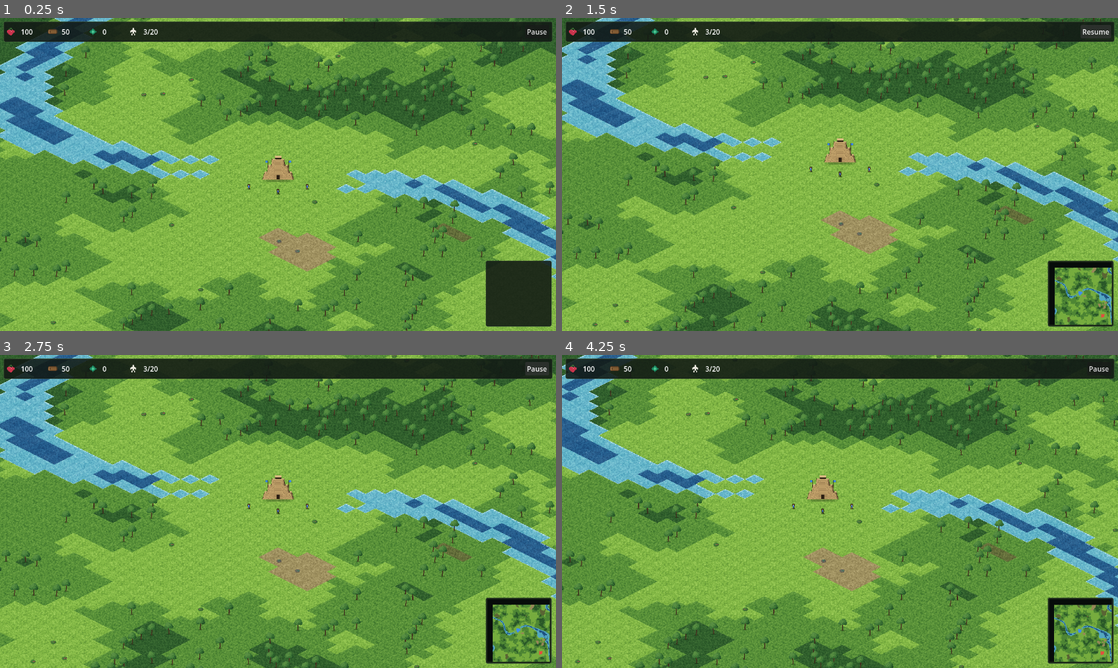
Above: before the commit, frames 1-4 (two rows, left to right).
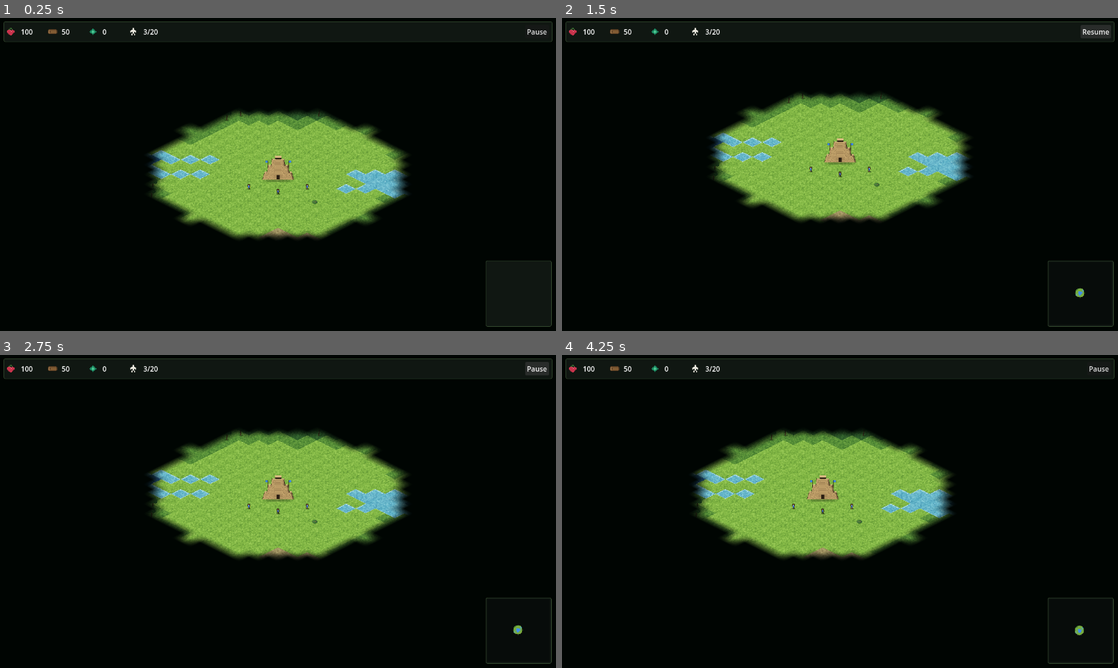
Above: after the commit, the same moments.

Repository: iagocavalcante/age-of-amazon
Game: Godot game, scene res://scenes/main/Main.tscn
Two runs of this game, one before a commit and one after it. Both use one fixed random seed, a clock stepped at 60 frames per second and the inputs below.
Inputs (mouse positions are in pixels of both pictures, inside the frame that each line leads up to):
- Up to frame 1 (0.25 s): no input
- Up to frame 2 (1.5 s): move the mouse to (962, 158) at 0.52 s; tap S (camera_down) at 0.6 s; click (962, 158) at 0.67 s; click "Pause" at 1.25 s
- Up to frame 3 (2.75 s): click "Resume" at 2 s
- Up to frame 4 (4.25 s): drag from (728, 527) to (812, 574) at 2.77 s; move the mouse to (895, 442) at 3.52 s; tap D (camera_right) at 3.6 s; click (895, 442) at 3.67 s

The runs differ from the first frame. In frame 1, 79% of the frame differs, in the area x 0-100%, y 0-100%; in frame 2, 81%; in frame 3, 81%; in frame 4, 81%.

Commit message:
feat: Age-of-Empires-style fog of war
- Three tile states: unexplored (black), explored (dimmed, terrain
  remembered), currently visible (inside own unit/building vision)
- Explored bits persist per chunk; visibility recomputed at 4 Hz from
  vision circles of the local player's units and buildings
- Full-screen fog shader maps screen pixels back onto the iso grid and
  linear-samples a fog texture composed from per-chunk fog images
  (blit-based, scales with explored area near units, not world size)
- Enemy units hidden unless currently visible; enemy buildings stay
  visible once their ground has been explored (they can't move)
- Fog-hidden enemies can't be right-click targeted; villager gather
  auto-retargeting restricted to explored nodes
- Minimap: unexplored dark, explored dimmed, visible full color; enemy
  dots only when fog allows

Diff:
--- /dev/null
+++ b/assets/shaders/fog.gdshader
@@ -0,0 +1,29 @@
+// Age-of-Empires-style fog of war, drawn as a full-screen overlay.
+// fog_tex holds one texel per tile: 0 = unexplored (opaque near-black),
+// ~0.55 = explored but not watched (dimmed), 1.0 = currently visible
+// (fully transparent). Linear filtering gives the soft fog borders.
+shader_type canvas_item;
+
+uniform sampler2D fog_tex : filter_linear, repeat_disable;
+uniform vec2 cam_pos = vec2(0.0);
+uniform float zoom = 1.0;
+uniform vec2 vp_size = vec2(1.0);
+uniform vec2 window_origin = vec2(0.0); // tile coords of fog_tex texel (0,0)
+uniform vec2 window_tiles = vec2(1.0);  // tiles covered by fog_tex
+
+void fragment() {
+	vec2 screen_px = UV * vp_size;
+	vec2 world = cam_pos + (screen_px - vp_size * 0.5) / zoom;
+	// Inverse isometric projection (TILE_WIDTH/2 = 32, TILE_HEIGHT/2 = 16).
+	vec2 grid = vec2(
+		world.x / 32.0 + world.y / 16.0,
+		world.y / 16.0 - world.x / 32.0
+	) * 0.5;
+
+	vec2 uv = (grid - window_origin + vec2(0.5)) / window_tiles;
+	float v = 0.0;
+	if (all(greaterThanEqual(uv, vec2(0.0))) && all(lessThanEqual(uv, vec2(1.0)))) {
+		v = texture(fog_tex, uv).r;
+	}
+	COLOR = vec4(0.0, 0.02, 0.01, 1.0 - v);
+}
--- a/scenes/main/Main.tscn
+++ b/scenes/main/Main.tscn
@@ -6,6 +6,7 @@
 [ext_resource type="Script" path="res://scripts/ui/SelectionBoxOverlay.gd" id="4"]
 [ext_resource type="Script" path="res://scripts/ui/HUD.gd" id="5"]
 [ext_resource type="Script" path="res://scripts/ai/EnemyAI.gd" id="6"]
+[ext_resource type="Script" path="res://scripts/world/FogOfWar.gd" id="7"]
 
 [node name="Main" type="Node2D"]
 script = ExtResource("1")
@@ -30,6 +31,9 @@
 [node name="EnemyAI" type="Node" parent="."]
 script = ExtResource("6")
 
+[node name="FogOfWar" type="CanvasLayer" parent="."]
+script = ExtResource("7")
+
 [node name="UILayer" type="CanvasLayer" parent="."]
 layer = 10
 
--- a/scripts/autoloads/Constants.gd
+++ b/scripts/autoloads/Constants.gd
@@ -70,6 +70,7 @@
 		"max_hp": 600,
 		"footprint": Vector2i(2, 2),
 		"trains": ["villager", "warrior"],
+		"vision_tiles": 9,
 	},
 }
 
--- a/scripts/autoloads/GameManager.gd
+++ b/scripts/autoloads/GameManager.gd
@@ -12,6 +12,8 @@
 # Set by ChunkManager once the world exists.
 var world: WorldData = null
 var pathfinder: Pathfinder = null
+# Set by FogOfWar.setup().
+var fog: FogOfWar = null
 
 # Per-player resource stockpiles: player_id -> {ResourceType -> int}
 var stockpiles: Array[Dictionary] = []
--- a/scripts/main/Main.gd
+++ b/scripts/main/Main.gd
@@ -2,6 +2,7 @@
 extends Node2D
 
 @onready var chunk_manager: Node2D = $ChunkManager
+@onready var fog: FogOfWar = $FogOfWar
 @onready var camera: Camera2D = $GameCamera
 @onready var doodads: Node2D = $World/Doodads
 @onready var buildings: Node2D = $World/Buildings
@@ -23,6 +24,9 @@
 
 	camera.center_on(Constants.grid_to_world(0, 0))
 	chunk_manager.load_now()
+
+	fog.setup(camera)
+	fog.force_update()
 
 	EventBus.world_ready.emit()
 	GameManager.change_state(GameManager.GameState.RUNNING)
@@ -101,3 +105,19 @@
 	await get_tree().create_timer(3.0).timeout
 	var chunks_after: int = GameManager.world.chunks.size()
 	print("[test-systems] chunks before=", chunks_before, " after far pan=", chunks_after, " (streaming ", "OK" if chunks_after > chunks_before else "FAILED", ")")
+
+	# 5. Fog of war: home is explored, far land is not, distant enemies hidden.
+	var home_explored: bool = fog.is_explored(Vector2i(0, 0))
+	var far_explored: bool = fog.is_explored(Vector2i(200, 200))
+	print("[test-systems] fog home explored=", home_explored, " far explored=", far_explored,
+		" (fog ", "OK" if home_explored and not far_explored else "FAILED", ")")
+	var hidden_enemies: int = 0
+	var visible_enemies: int = 0
+	for node: Node in get_tree().get_nodes_in_group("player_1"):
+		if node is UnitBase:
+			if (node as Node2D).visible:
+				visible_enemies += 1
+			else:
+				hidden_enemies += 1
+	print("[test-systems] enemy units hidden=", hidden_enemies, " visible=", visible_enemies,
+		" (culling ", "OK" if hidden_enemies > 0 else "CHECK", ")")
--- a/scripts/ui/HUD.gd
+++ b/scripts/ui/HUD.gd
@@ -238,7 +238,10 @@
 
 	_minimap_image.fill(Color(0.03, 0.05, 0.04))
 
-	# Terrain from already-generated chunks only (never force generation).
+	var fog: FogOfWar = GameManager.fog
+
+	# Terrain from already-generated chunks only (never force generation);
+	# unexplored tiles stay dark, explored-but-unwatched tiles are dimmed.
 	for py in range(MINIMAP_TILES):
 		for px in range(MINIMAP_TILES):
 			var cell: Vector2i = center + Vector2i(px - half, py - half)
@@ -246,14 +249,24 @@
 			var chunk: ChunkData = world.chunks.get(cc)
 			if chunk == null:
 				continue
+			var idx: int = (cell.y - cc.y * size) * size + (cell.x - cc.x * size)
+			if fog != null and chunk.explored[idx] == 0:
+				continue
 			var biome: int = chunk.get_biome_local(cell.x - cc.x * size, cell.y - cc.y * size)
-			_minimap_image.set_pixel(px, py, Constants.BIOME_COLORS[biome])
-
-	# Buildings and units as dots.
+			var color: Color = Constants.BIOME_COLORS[biome]
+			if fog != null and not fog.is_cell_visible(cell):
+				color = color.darkened(0.45)
+			_minimap_image.set_pixel(px, py, color)
+
+	# Buildings and units as dots. Enemies only when fog allows.
 	for node: Node in get_tree().get_nodes_in_group("buildings"):
-		_plot(node as Node2D, center, half, 2)
+		var building: Node2D = node as Node2D
+		if building != null and building.visible:
+			_plot(building, center, half, 2)
 	for node: Node in get_tree().get_nodes_in_group("units"):
-		_plot(node as Node2D, center, half, 1)
+		var unit: Node2D = node as Node2D
+		if unit != null and unit.visible:
+			_plot(unit, center, half, 1)
 
 	_minimap_rect.texture = ImageTexture.create_from_image(_minimap_image)
 
@@ -346,6 +359,7 @@
 	GameManager.map_seed = randi()
 	GameManager.world = null
 	GameManager.pathfinder = null
+	GameManager.fog = null
 	GameManager.reset_players()
 	GameManager.change_state(GameManager.GameState.LOADING)
 	get_tree().reload_current_scene()
--- a/scripts/ui/SelectionManager.gd
+++ b/scripts/ui/SelectionManager.gd
@@ -125,12 +125,14 @@
 func _pick_enemy(screen_pos: Vector2) -> Node2D:
 	var world_pos: Vector2 = _screen_to_world(screen_pos)
 
-	# Enemy unit near the click?
+	# Enemy unit near the click? (fog-hidden enemies can't be targeted)
 	var closest: Node2D = null
 	var closest_dist: float = CLICK_PICK_RADIUS
 	for node: Node in get_tree().get_nodes_in_group("units"):
 		var unit: Node2D = node as Node2D
 		if unit == null or unit.get("player_id") == GameManager.LOCAL_PLAYER_ID:
+			continue
+		if not unit.visible:
 			continue
 		var dist: float = unit.global_position.distance_to(world_pos)
 		if dist < closest_dist:
@@ -139,9 +141,9 @@
 	if closest != null:
 		return closest
 
-	# Enemy building on the clicked tile?
+	# Enemy building on the clicked tile? (only if remembered/visible)
 	var building: Node2D = GameManager.world.building_at(Constants.world_to_grid(world_pos))
-	if building != null and building.get("player_id") != GameManager.LOCAL_PLAYER_ID:
+	if building != null and building.get("player_id") != GameManager.LOCAL_PLAYER_ID and building.visible:
 		return building
 	return null
 
--- a/scripts/units/Unit.gd
+++ b/scripts/units/Unit.gd
@@ -279,7 +279,8 @@
 		current_state = State.IDLE
 		return
 	var result: Dictionary = GameManager.world.find_nearest_resource(_gather_cell, _gather_type)
-	if result["found"]:
+	# Only auto-retarget nodes the player has scouted — no gathering in fog.
+	if result["found"] and (GameManager.fog == null or GameManager.fog.is_explored(result["cell"])):
 		_gather_cell = result["cell"]
 		_go_to_gather_site()
 	else:
--- a/scripts/world/ChunkData.gd
+++ b/scripts/world/ChunkData.gd
@@ -10,6 +10,11 @@
 var resources: Dictionary = {}  # Vector2i cell -> {type, amount}
 var decor: Dictionary = {}      # Vector2i cell -> decor id (String)
 
+# Fog of war: 1 = the local player has seen this tile (persists forever).
+var explored: PackedByteArray = PackedByteArray()
+# Per-chunk fog texture data, rebuilt by FogOfWar when this chunk changes.
+var fog_image: Image = null
+
 # Visual nodes currently in the scene tree, or null when unloaded.
 var visual: Node2D = null          # ground + water sprites
 var doodad_visual: Node2D = null   # y-sorted trees/bushes/rocks
@@ -20,6 +25,7 @@
 	coords = p_coords
 	var size: int = Constants.CHUNK_SIZE
 	biomes.resize(size * size)
+	explored.resize(size * size)
 
 	var base_x: int = coords.x * size
 	var base_y: int = coords.y * size
--- /dev/null
+++ b/scripts/world/FogOfWar.gd
@@ -0,0 +1,194 @@
+# scripts/world/FogOfWar.gd
+class_name FogOfWar
+extends CanvasLayer
+
+# Age-of-Empires-style fog of war for the local player.
+#
+# Three tile states:
+#   unexplored — never seen: opaque black
+#   explored   — seen before, nobody watching now: dimmed (terrain remembered)
+#   visible    — inside the vision radius of an own unit/building: clear
+#
+# Explored bits persist per chunk (ChunkData.explored). Every UPDATE_INTERVAL
+# the visible set is recomputed from own units/buildings, dirty chunks get
+# their 16x16 fog images rebuilt, and the images are blitted into one window
+# texture that a full-screen shader maps back onto the isometric grid.
+# Enemy units are hidden unless currently visible; enemy buildings stay
+# visible once their ground has been explored (they can't move).
+
+const UPDATE_INTERVAL: float = 0.25
+const VISIBLE_VALUE: int = 255
+const EXPLORED_VALUE: int = 140  # -> ~45% black in the shader
+
+var camera: Camera2D
+
+var _rect: ColorRect
+var _material: ShaderMaterial
+var _accum: float = 0.0
+var _visible_cells: Dictionary = {}  # Vector2i -> true
+var _dirty_chunks: Dictionary = {}   # Vector2i chunk coords -> true
+
+func _ready() -> void:
+	layer = 5  # above the world, below the HUD (layer 10)
+
+	_material = ShaderMaterial.new()
+	_material.shader = load("res://assets/shaders/fog.gdshader")
+
+	_rect = ColorRect.new()
+	_rect.set_anchors_preset(Control.PRESET_FULL_RECT)
+	_rect.mouse_filter = Control.MOUSE_FILTER_IGNORE
+	_rect.material = _material
+	# Fully hidden until the first fog update runs.
+	_rect.color = Color.WHITE
+	add_child(_rect)
+
+func setup(p_camera: Camera2D) -> void:
+	camera = p_camera
+	GameManager.fog = self
+
+func _process(delta: float) -> void:
+	if camera == null or GameManager.world == null:
+		return
+
+	var vp: Vector2 = _rect.get_viewport_rect().size
+	_material.set_shader_parameter("cam_pos", camera.global_position)
+	_material.set_shader_parameter("zoom", camera.zoom.x)
+	_material.set_shader_parameter("vp_size", vp)
+
+	_accum += delta
+	if _accum >= UPDATE_INTERVAL:
+		_accum = 0.0
+		force_update()
+
+# --- Queries ---
+
+func is_cell_visible(cell: Vector2i) -> bool:
+	return _visible_cells.has(cell)
+
+func is_explored(cell: Vector2i) -> bool:
+	var cc: Vector2i = Constants.tile_to_chunk(cell)
+	var chunk: ChunkData = GameManager.world.chunks.get(cc)
+	if chunk == null:
+		return false
+	var size: int = Constants.CHUNK_SIZE
+	return chunk.explored[(cell.y - cc.y * size) * size + (cell.x - cc.x * size)] == 1
+
+# --- Update pass ---
+
+func force_update() -> void:
+	var world: WorldData = GameManager.world
+	if world == null:
+		return
+
+	# Chunks that HAD visible cells must be repainted (visibility receding).
+	for cell: Vector2i in _visible_cells:
+		_dirty_chunks[Constants.tile_to_chunk(cell)] = true
+	_visible_cells.clear()
+
+	# Vision circles of own units and buildings.
+	for node: Node in get_tree().get_nodes_in_group("player_%d" % GameManager.LOCAL_PLAYER_ID):
+		var entity: Node2D = node as Node2D
+		if entity == null or not is_instance_valid(entity):
+			continue
+		var radius: int = 6
+		if entity is UnitBase:
+			# vision_range is world px; ~32 px per tile step in grid space.
+			radius = maxi(4, int(round((entity as UnitBase).vision_range / 32.0)))
+		elif entity is Building:
+			radius = Constants.BUILDING_DEFS[(entity as Building).building_type]["vision_tiles"]
+		_reveal_circle(world, Constants.world_to_grid(entity.global_position), radius)
+
+	# Rebuild fog images for every dirty chunk (they're all near own units,
+	# so this stays small regardless of how much world exists).
+	for cc: Vector2i in _dirty_chunks:
+		var chunk: ChunkData = world.chunks.get(cc)
+		if chunk != null:
+			_rebuild_chunk_fog(chunk)
+	_dirty_chunks.clear()
+
+	_compose_window(world)
+	_cull_entities()
+
+func _reveal_circle(world: WorldData, center: Vector2i, radius: int) -> void:
+	var size: int = Constants.CHUNK_SIZE
+	var r2: int = radius * radius
+	for dy in range(-radius, radius + 1):
+		for dx in range(-radius, radius + 1):
+			if dx * dx + dy * dy > r2:
+				continue
+			var cell: Vector2i = center + Vector2i(dx, dy)
+			_visible_cells[cell] = true
+
+			var cc: Vector2i = Constants.tile_to_chunk(cell)
+			var chunk: ChunkData = world.get_chunk(cc)
+			var idx: int = (cell.y - cc.y * size) * size + (cell.x - cc.x * size)
+			if chunk.explored[idx] == 0:
+				chunk.explored[idx] = 1
+			_dirty_chunks[cc] = true
+
+func _rebuild_chunk_fog(chunk: ChunkData) -> void:
+	var size: int = Constants.CHUNK_SIZE
+	if chunk.fog_image == null:
+		chunk.fog_image = Image.create(size, size, false, Image.FORMAT_R8)
+
+	var base_x: int = chunk.coords.x * size
+	var base_y: int = chunk.coords.y * size
+	for ly in range(size):
+		for lx in range(size):
+			var value: int = 0
+			if _visible_cells.has(Vector2i(base_x + lx, base_y + ly)):
+				value = VISIBLE_VALUE
+			elif chunk.explored[ly * size + lx] == 1:
+				value = EXPLORED_VALUE
+			chunk.fog_image.set_pixel(lx, ly, Color8(value, 0, 0))
+
+func _compose_window(world: WorldData) -> void:
+	var size: int = Constants.CHUNK_SIZE
+	var vp: Vector2 = _rect.get_viewport_rect().size
+	var half: Vector2 = vp / (2.0 * camera.zoom.x)
+	var center: Vector2 = camera.global_position
+
+	var min_cell: Vector2i = Vector2i(2147483647, 2147483647)
+	var max_cell: Vector2i = Vector2i(-2147483648, -2147483648)
+	for corner: Vector2 in [
+		center + Vector2(-half.x, -half.y), center + Vector2(half.x, -half.y),
+		center + Vector2(-half.x, half.y), center + Vector2(half.x, half.y),
+	]:
+		var cell: Vector2i = Constants.world_to_grid(corner)
+		min_cell = Vector2i(mini(min_cell.x, cell.x), mini(min_cell.y, cell.y))
+		max_cell = Vector2i(maxi(max_cell.x, cell.x), maxi(max_cell.y, cell.y))
+
+	var cc_min: Vector2i = Constants.tile_to_chunk(min_cell) - Vector2i.ONE
+	var cc_max: Vector2i = Constants.tile_to_chunk(max_cell) + Vector2i.ONE
+	var span: Vector2i = cc_max - cc_min + Vector2i.ONE
+
+	var img: Image = Image.create(span.x * size, span.y * size, false, Image.FORMAT_R8)
+	var src_rect: Rect2i = Rect2i(0, 0, size, size)
+	for cy in range(cc_min.y, cc_max.y + 1):
+		for cx in range(cc_min.x, cc_max.x + 1):
+			var chunk: ChunkData = world.chunks.get(Vector2i(cx, cy))
+			if chunk != null and chunk.fog_image != null:
+				img.blit_rect(chunk.fog_image, src_rect, Vector2i((cx - cc_min.x) * size, (cy - cc_min.y) * size))
+
+	_material.set_shader_parameter("fog_tex", ImageTexture.create_from_image(img))
+	_material.set_shader_parameter("window_origin", Vector2(cc_min * size))
+	_material.set_shader_parameter("window_tiles", Vector2(span * size))
+
+func _cull_entities() -> void:
+	for node: Node in get_tree().get_nodes_in_group("units"):
+		var unit: Node2D = node as Node2D
+		if unit == null or unit.get("player_id") == GameManager.LOCAL_PLAYER_ID:
+			continue
+		unit.visible = _visible_cells.has(Constants.world_to_grid(unit.global_position))
+
+	for node: Node in get_tree().get_nodes_in_group("buildings"):
+		var building: Building = node as Building
+		if building == null or building.player_id == GameManager.LOCAL_PLAYER_ID:
+			continue
+		# Buildings can't move: once their ground is explored, remember them.
+		var seen: bool = false
+		for cell: Vector2i in building.footprint_cells:
+			if is_explored(cell):
+				seen = true
+				break
+		building.visible = seen
Not shown, added: assets/shaders/fog.gdshader.uid
Not shown: 1 places in scenes/main/Main.tscn that only renumber resources
Not shown, added: scripts/world/FogOfWar.gd.uid
Not shown, changed: .claude-memory/activity.log
